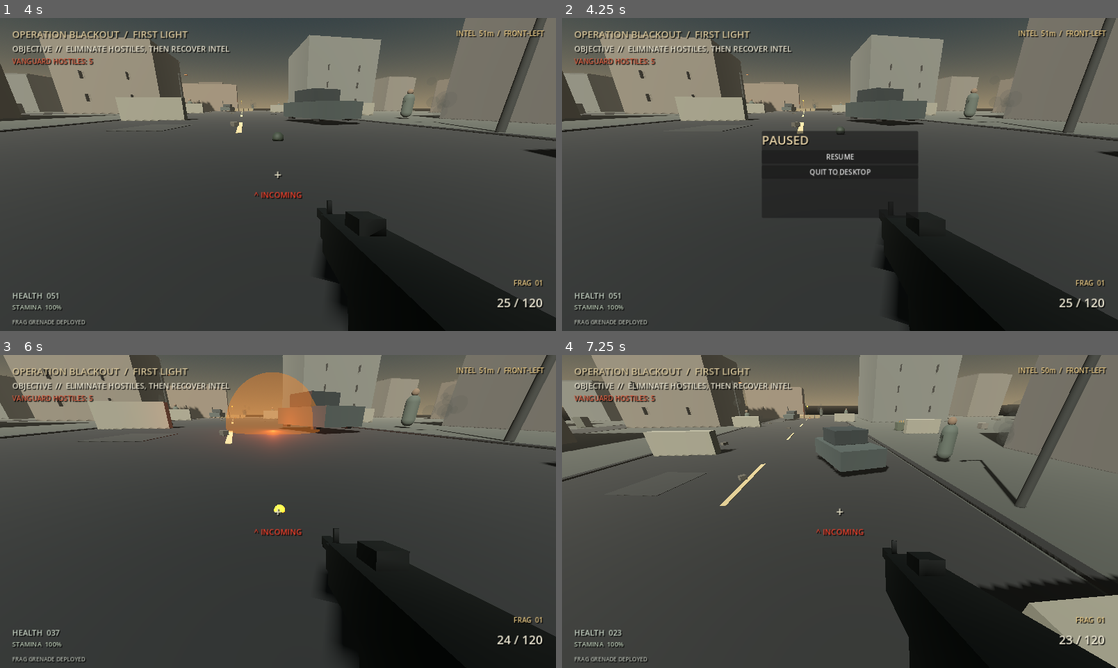
Above: before the commit, frames 1-4 (two rows, left to right).
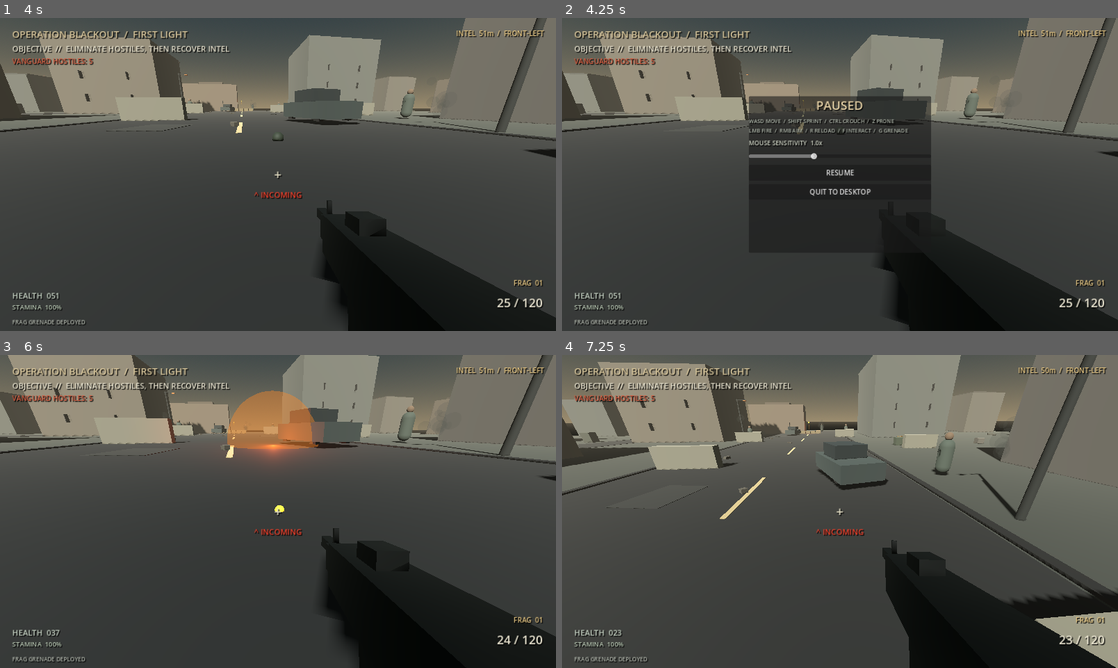
Above: after the commit, the same moments.

Repository: Liladizilla/operation-blackout
Game: Godot game, scene res://scenes/main.tscn
The game is run twice, just before and just after one commit, with the same random seed, the same clock (stepped at 60 frames per second) and the same inputs.
Inputs (mouse positions are in pixels of both pictures, inside the frame that each line leads up to):
- Up to frame 1 (4 s): tap Enter at 0.5 s; move the mouse to (305, 174) at 0.52 s; hold W (move_forward) from 0.53 s (still down); tap Ctrl (crouch) at 0.6 s; click (305, 174) at 0.67 s; tap Space (jump) at 0.77, 1.52, 3.02, 3.77 s; move the mouse to (250, 174) at 1.27 s; tap F (interact) at 1.35 s; click (250, 174) at 1.42 s; move the mouse to (289, 168) at 2.02 s; tap Z (prone) at 2.1 s; click (289, 168) at 2.17 s; move the mouse to (272, 180) at 2.77 s; tap Shift (sprint) at 2.85 s; click (272, 180) at 2.92 s; move the mouse to (316, 177) at 3.52 s; tap G (throw_grenade) at 3.6 s; click (316, 177) at 3.67 s
- Up to frame 2 (4.25 s): keep holding W (move_forward); tap Escape (pause) at 4.15 s
- Up to frame 3 (6 s): move the mouse to (111, 464) at 4.27 s; release W (move_forward) at 4.28 s; hold A (move_left) 4.28-5 s; tap Ctrl (crouch) at 4.35 s; click (111, 464) at 4.42 s; tap Space (jump) at 4.52 s; click "RESUME" at 5 s; move the mouse to (283, 511) at 5.77 s; hold W (move_forward) from 5.78 s (still down); hold F (interact) from 5.78 s (still down); click (283, 511) at 5.92 s
- Up to frame 4 (7.25 s): move the mouse to (817, 505) at 6.52 s; release W (move_forward) at 6.53 s; release F (interact) at 6.53 s; hold D (move_right) from 6.53 s (still down); tap Z (prone) at 6.6 s; click (817, 505) at 6.67 s; tap Space (jump) at 6.77 s

Frame 1 is identical in both runs. In frame 2, 5.0% of the frame differs, in the area x 33-67%, y 24-58%; in frame 3, 11%; in frame 4, 15%, in the area x 0-100%, y 0-90%.

Commit message:
Add mouse sensitivity settings to pause menu
Make player look sensitivity adjustable and add pause-menu controls with regression coverage.

Diff:
--- a/scripts/hud.gd
+++ b/scripts/hud.gd
@@ -13,6 +13,8 @@
 var owner_scene: Node
 var player_ref: Node
 var pause_panel: PanelContainer
+var sensitivity_slider: HSlider
+var sensitivity_value_label: Label
 var hitmarker_timer := 0.0
 var damage_direction_label: Label
 var damage_direction_timer := 0.0
@@ -306,16 +308,40 @@
     hide_pause()
     pause_panel = PanelContainer.new()
     pause_panel.set_anchors_and_offsets_preset(Control.PRESET_CENTER)
-    pause_panel.offset_left = -180
-    pause_panel.offset_right = 180
-    pause_panel.offset_top = -100
-    pause_panel.offset_bottom = 100
+    pause_panel.offset_left = -210
+    pause_panel.offset_right = 210
+    pause_panel.offset_top = -180
+    pause_panel.offset_bottom = 180
     var box := VBoxContainer.new()
+    box.add_theme_constant_override("separation", 8)
     pause_panel.add_child(box)
     var title := _label("PAUSED", 28, Color(0.9,0.82,0.65))
+    title.horizontal_alignment = HORIZONTAL_ALIGNMENT_CENTER
     box.add_child(title)
+    var controls := _label("WASD MOVE  /  SHIFT SPRINT  /  CTRL CROUCH  /  Z PRONE\nLMB FIRE  /  RMB AIM  /  R RELOAD  /  F INTERACT  /  G GRENADE", 12, Color(0.70,0.73,0.68))
+    controls.autowrap_mode = TextServer.AUTOWRAP_WORD_SMART
+    box.add_child(controls)
+    sensitivity_value_label = _label("MOUSE SENSITIVITY", 14, Color(0.82,0.84,0.78))
+    box.add_child(sensitivity_value_label)
+    sensitivity_slider = HSlider.new()
+    sensitivity_slider.min_value = 0.0006
+    sensitivity_slider.max_value = 0.004
+    sensitivity_slider.step = 0.0002
+    sensitivity_slider.custom_minimum_size = Vector2(300, 24)
+    var current_sensitivity: float = 0.0018
+    if is_instance_valid(player_ref):
+        current_sensitivity = float(player_ref.get("mouse_sensitivity"))
+    sensitivity_slider.value = clampf(current_sensitivity, sensitivity_slider.min_value, sensitivity_slider.max_value)
+    sensitivity_value_label.text = "MOUSE SENSITIVITY  %.1fx" % (sensitivity_slider.value / 0.0018)
+    sensitivity_slider.value_changed.connect(func(value: float):
+        if is_instance_valid(player_ref):
+            player_ref.set("mouse_sensitivity", value)
+        sensitivity_value_label.text = "MOUSE SENSITIVITY  %.1fx" % (value / 0.0018)
+    )
+    box.add_child(sensitivity_slider)
     var resume := Button.new()
     resume.text = "RESUME"
+    resume.custom_minimum_size = Vector2(300, 36)
     resume.pressed.connect(func():
         get_tree().paused = false
         Input.mouse_mode = Input.MOUSE_MODE_CAPTURED
@@ -324,6 +350,7 @@
     box.add_child(resume)
     var quit := Button.new()
     quit.text = "QUIT TO DESKTOP"
+    quit.custom_minimum_size = Vector2(300, 36)
     quit.pressed.connect(func(): get_tree().quit())
     box.add_child(quit)
     root.add_child(pause_panel)
--- a/scripts/player.gd
+++ b/scripts/player.gd
@@ -5,7 +5,7 @@
 const CROUCH_SPEED := 2.0
 const PRONE_SPEED := 1.0
 const JUMP_VELOCITY := 4.2
-const MOUSE_SENSITIVITY := 0.0018
+var mouse_sensitivity := 0.0018
 const MAG_SIZE := 30
 
 var camera_pivot: Node3D
@@ -137,8 +137,8 @@
     # Read mouse motion before full-screen HUD Controls can consume it.
     # The camera should only rotate while the game owns the captured mouse.
     if event is InputEventMouseMotion and Input.mouse_mode == Input.MOUSE_MODE_CAPTURED and not get_tree().paused:
-        rotate_y(-event.relative.x * MOUSE_SENSITIVITY)
-        pitch = clamp(pitch - event.relative.y * MOUSE_SENSITIVITY, deg_to_rad(-85), deg_to_rad(85))
+        rotate_y(-event.relative.x * mouse_sensitivity)
+        pitch = clamp(pitch - event.relative.y * mouse_sensitivity, deg_to_rad(-85), deg_to_rad(85))
         camera_pivot.rotation.x = pitch
 
 func _physics_process(delta: float) -> void:
--- a/tests/test_vertical_slice.gd
+++ b/tests/test_vertical_slice.gd
@@ -77,6 +77,13 @@
     _check(mesh_count < 650, "procedural scene stays within mesh budget")
 
     var player := scene.get_node("Player")
+    var original_sensitivity: float = player.mouse_sensitivity
+    scene.hud.show_pause()
+    _check(scene.hud.sensitivity_slider != null, "pause menu exposes mouse sensitivity control")
+    scene.hud.sensitivity_slider.value = 0.0026
+    _check(is_equal_approx(player.mouse_sensitivity, 0.0026), "mouse sensitivity slider updates player look sensitivity")
+    scene.hud.hide_pause()
+    player.mouse_sensitivity = original_sensitivity
     _check(player.grenades == 2 and scene.hud.grenade_label.text == "FRAG  02", "player starts with two grenades and HUD inventory")
     var grenades_before: int = player.grenades
     player._throw_grenade()
Not shown, changed: README.md
